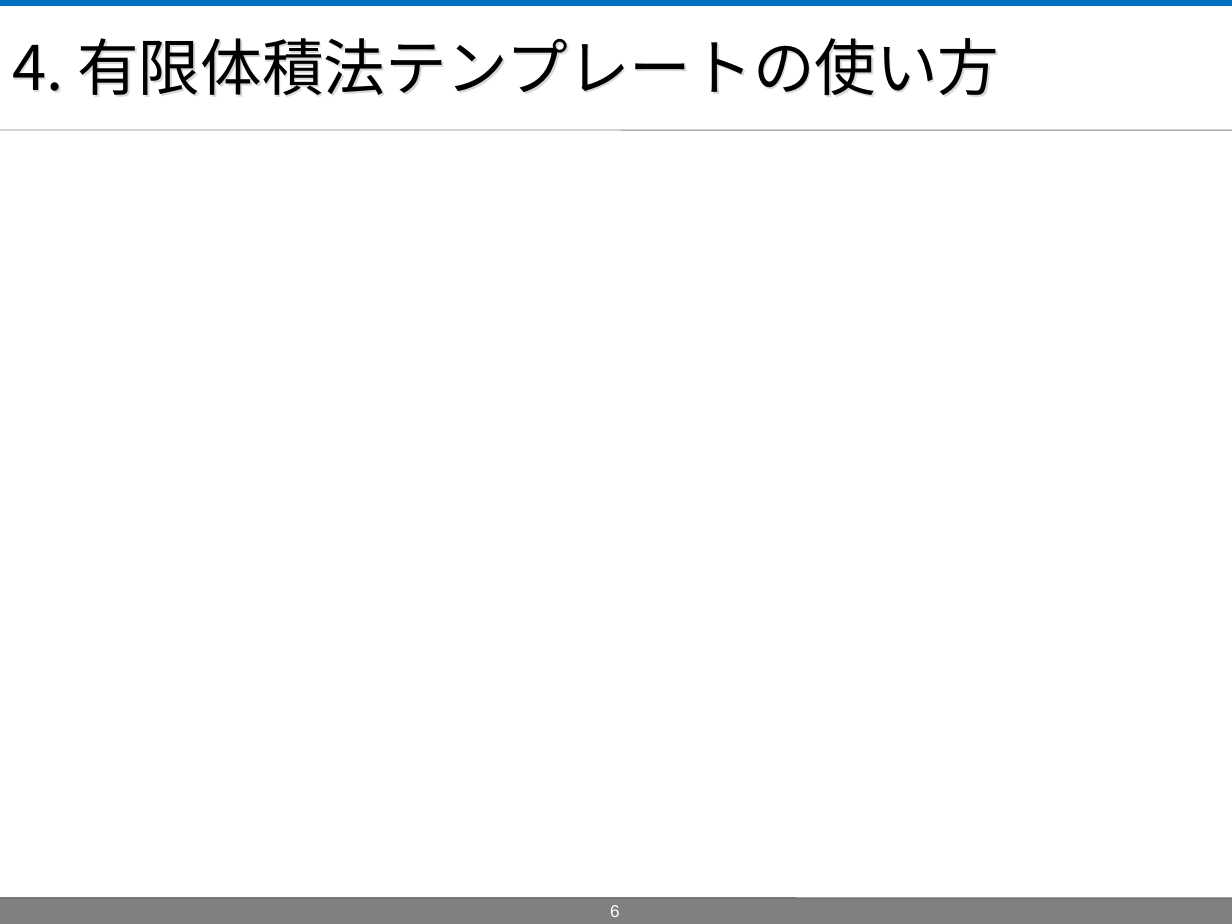
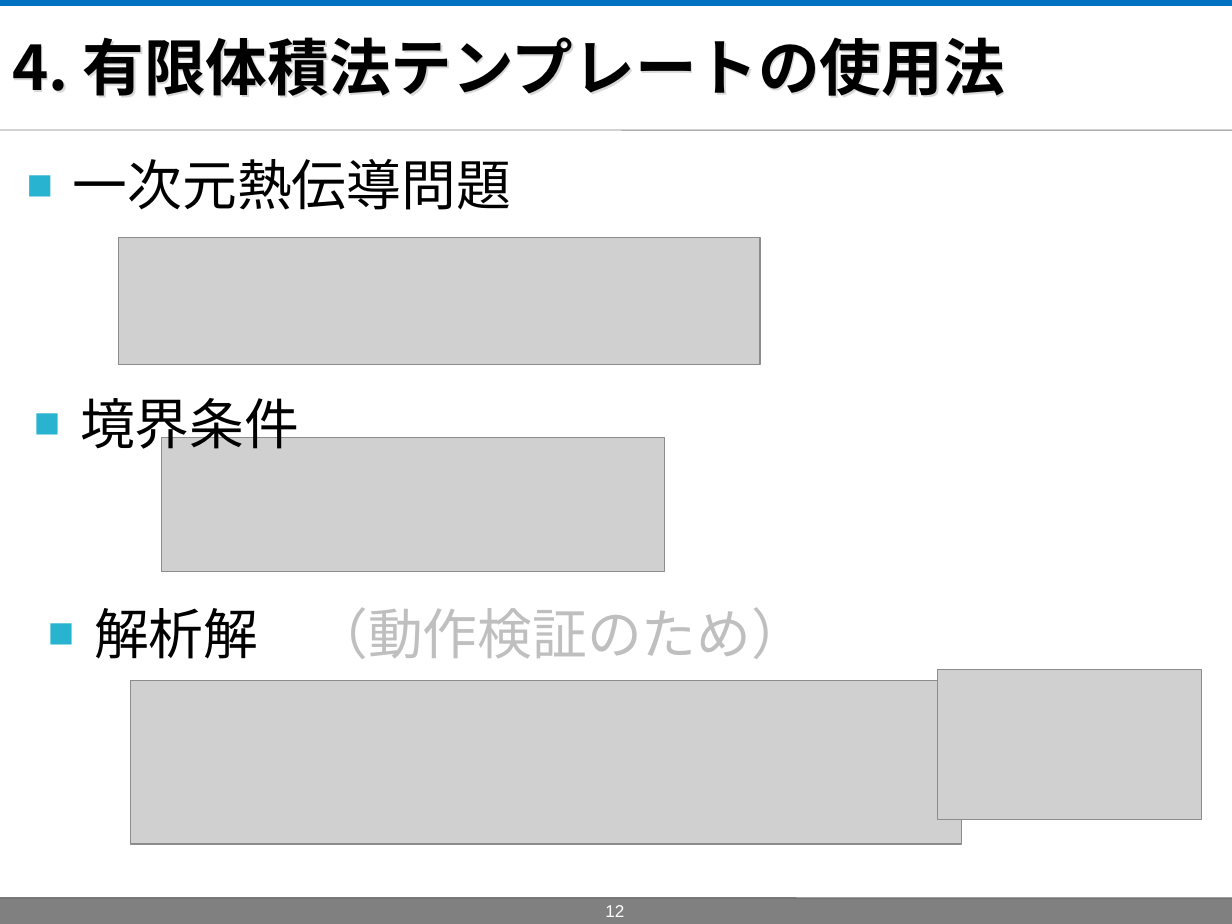
Before and after one commit to masa-ito/ProtoToPoisson, a slide deck: slide 12 of doc/第57回プログラミング・シンポジウム/presentationAtJaxaOn10Dec2015/ProtoFVM_PresentationAtJaxaOn10Dec2015.ppt (slide 6 before the commit). Drawn at 1232x924 pixels with LibreOffice and Linux fonts; fonts in the diff are those of the drawing; grey boxes stand for pictures; background and template pictures are left out. Boxes give left, top, right and bottom in pixels: in the first picture for what was removed or moved away, otherwise in the second. Text is boxed around its words. In the diff, an @@ line names an element or a change of style, - is before the commit and + after.

```diff
--- a/doc/第57回プログラミング・シンポジウム/presentationAtJaxaOn10Dec2015/ProtoFVM_PresentationAtJaxaOn10Dec2015.ppt
+++ b/doc/第57回プログラミング・シンポジウム/presentationAtJaxaOn10Dec2015/ProtoFVM_PresentationAtJaxaOn10Dec2015.ppt
@@ title at [12, 37, 1005, 96]: text changed; bold on @@
-4. 有限体積法テンプレートの使い方
+4. 有限体積法テンプレートの使用法
@@ text added at [73, 159, 511, 210], 32 pt, text #000000 @@
+■ 一次元熱伝導問題
@@ picture added at [118, 238, 760, 365] @@
@@ text added at [80, 398, 299, 458], 32 pt, text #000000 @@
+■ 境界条件
@@ picture added at [161, 437, 665, 570] @@
@@ text added at [94, 607, 806, 659], 32 pt, text #BFBFBF @@
+■ 解析解 （動作検証のため）
@@ picture added at [131, 680, 961, 844] @@
@@ picture added at [938, 669, 1201, 819] @@
@@ page number at [605, 905, 624, 917]: text changed @@
-6
+12
```
Also in this commit, not shown: 3 other slides changed, 15 slides added, 3 slides removed.
